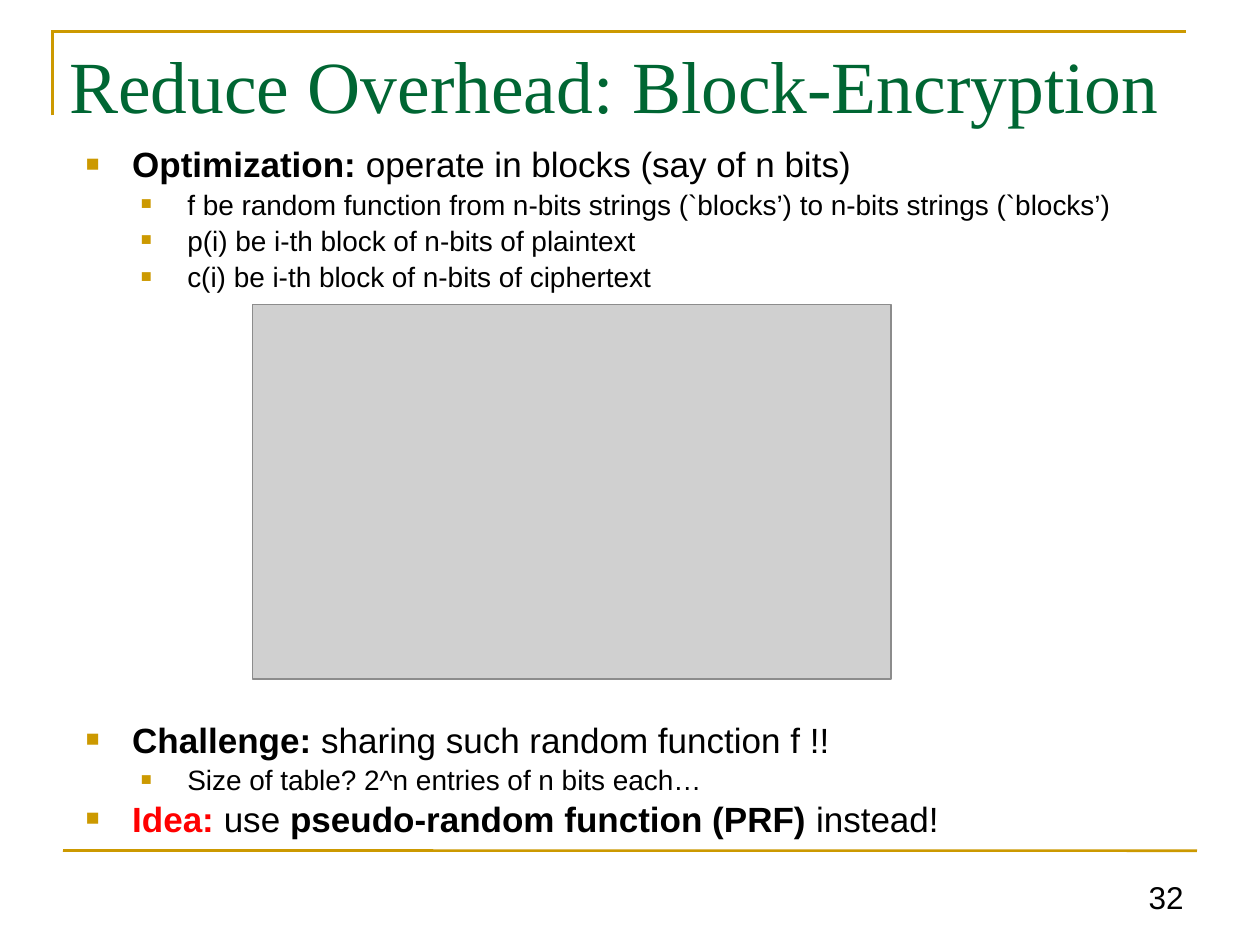
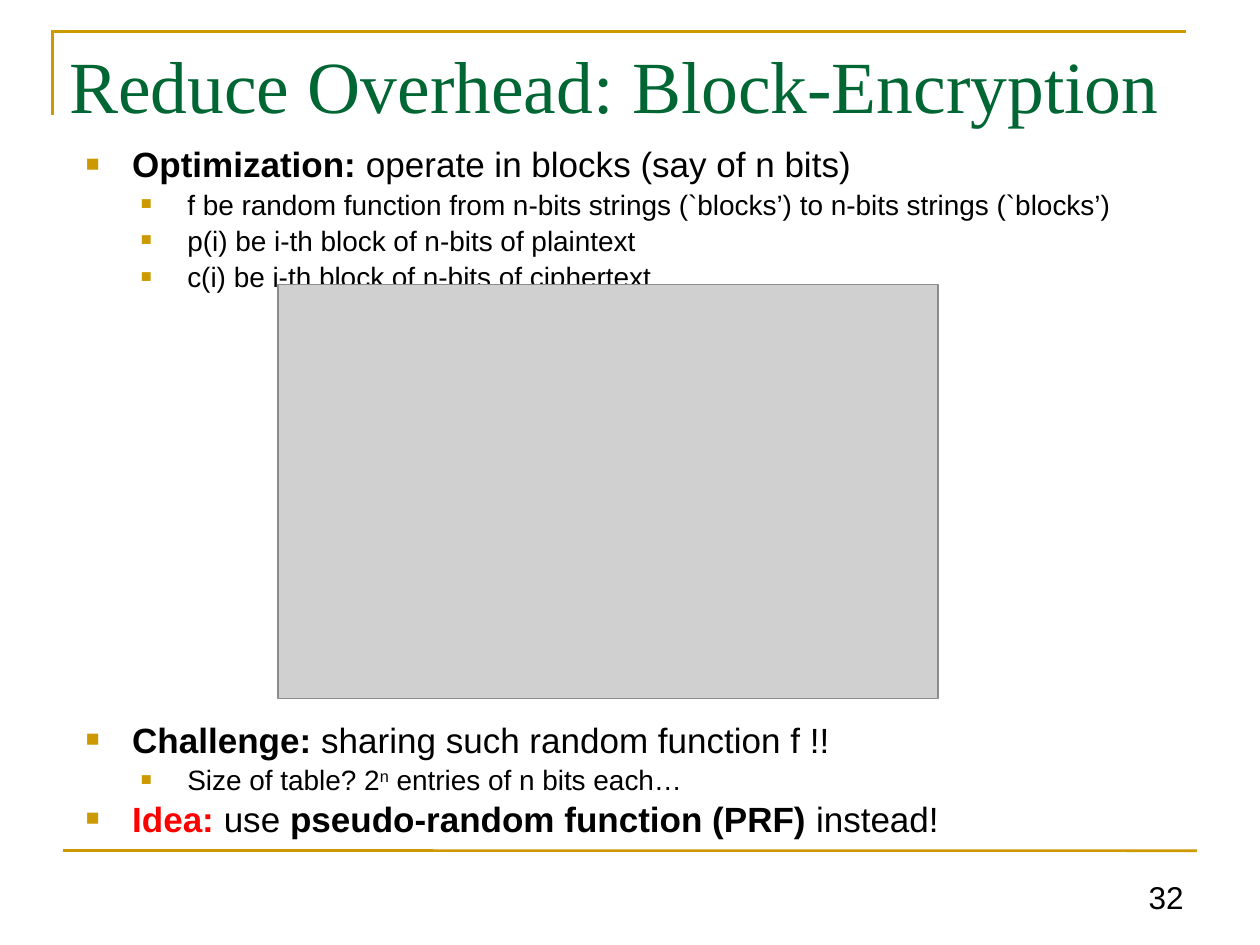
Before and after one commit to GhadaAlmashaqbeh/GhadaAlmashaqbeh.github.io, a slide deck: slide 32 of courses/cse3400-s2023/lecture3.pptx. Drawn at 1260x945 pixels with LibreOffice and Linux fonts; fonts in the diff are those of the drawing; grey boxes stand for pictures. Boxes give left, top, right and bottom in pixels: in the first picture for what was removed or moved away, otherwise in the second. Text is boxed around its words. In the diff, an @@ line names an element or a change of style, - is before the commit and + after.

Commit message:
update lectures

```diff
--- a/courses/cse3400-s2023/lecture3.pptx
+++ b/courses/cse3400-s2023/lecture3.pptx
@@ picture: place and size @@
-picture at bbox=[253, 305, 892, 679]
+picture at bbox=[278, 285, 939, 699]
@@ text at bbox=[187, 769, 682, 791]: text changed @@
-  ■ Size of table? 2^n entries of n bits each…
+  ■ Size of table? 2n entries of n bits each…
```
Also in this commit, not shown: 2 other slides changed, 2 other files.
